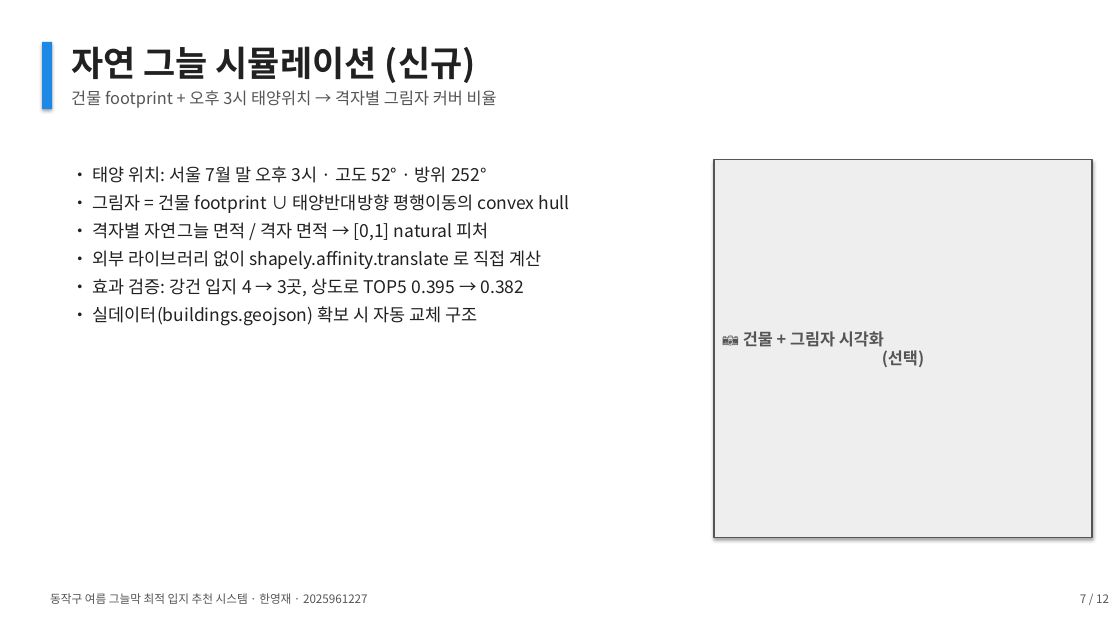
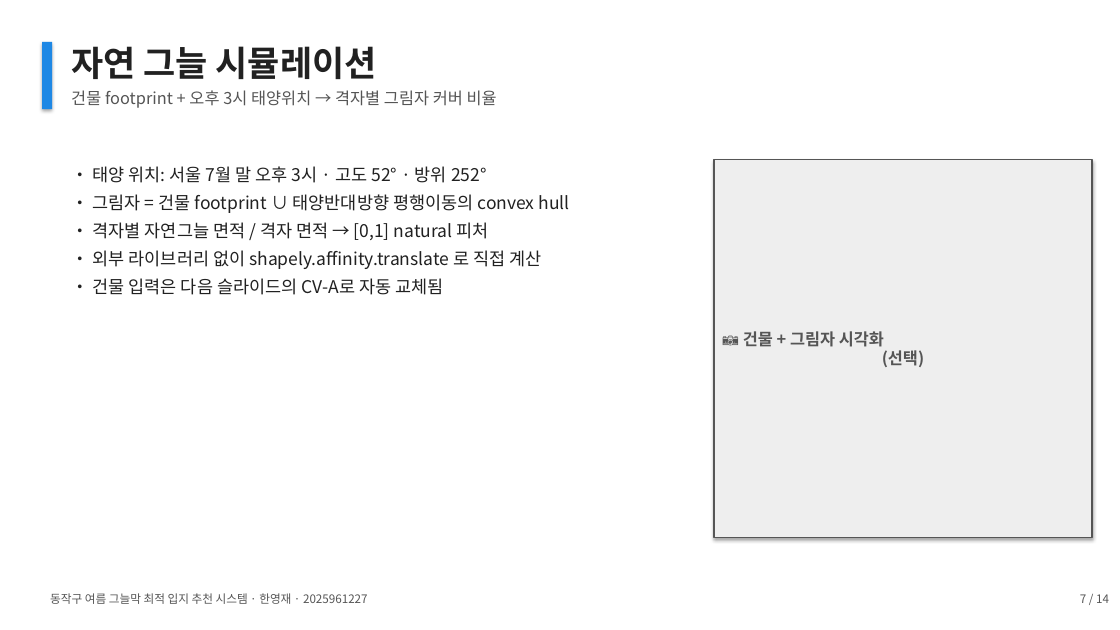
Before and after one commit to thgtot92/project_1, a slide deck: slide 7 of presentation/동작구_그늘막_최종발표.pptx. Drawn at 1120x630 pixels with LibreOffice and Linux fonts; fonts in the diff are those of the drawing. Boxes give left, top, right and bottom in pixels: in the first picture for what was removed or moved away, otherwise in the second. Text is boxed around its words. In the diff, an @@ line names an element or a change of style, - is before the commit and + after.

```diff
--- a/presentation/동작구_그늘막_최종발표.pptx
+++ b/presentation/동작구_그늘막_최종발표.pptx
@@ text at (71, 46, 377, 79): text changed @@
-자연 그늘 시뮬레이션 (신규)
+자연 그늘 시뮬레이션
@@ text at (93, 278, 443, 295): text changed @@
-• 효과 검증: 강건 입지 4 → 3곳, 상도로 TOP5 0.395 → 0.382
-• 실데이터(buildings.geojson) 확보 시 자동 교체 구조
+• 건물 입력은 다음 슬라이드의 CV-A로 자동 교체됨
@@ text at (1080, 594, 1109, 603): text changed @@
-7 / 12
+7 / 14
```
Also in this commit, not shown: 10 other slides changed, 2 slides added, 24 other files.
